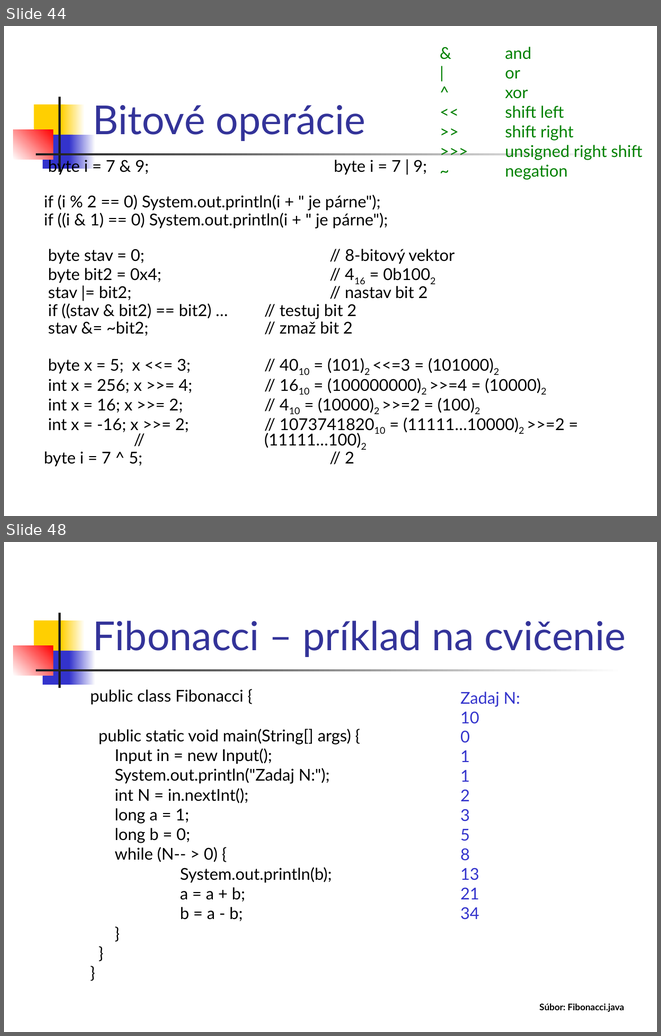
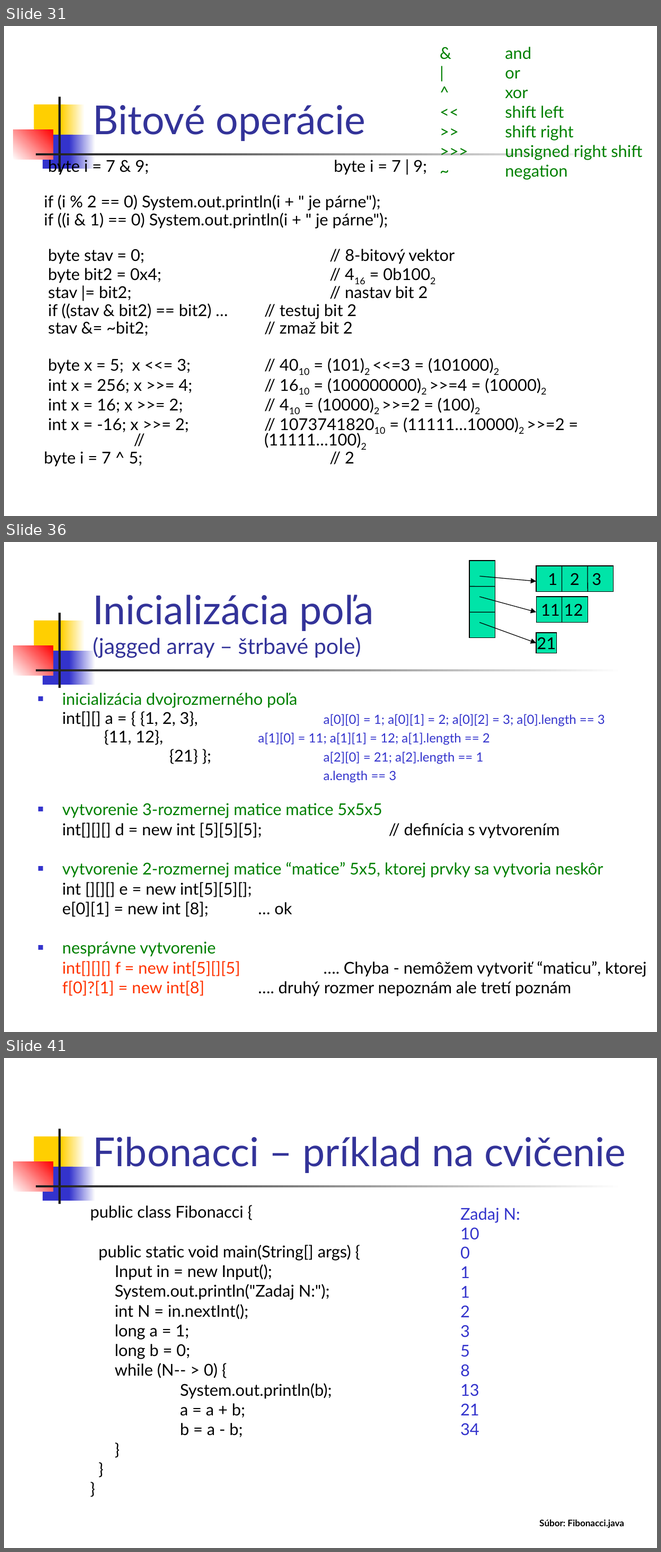
Before and after one commit to Programovanie4/Prednasky, a slide deck: 01/01_java.ppt. Shown one above the other, each under a label of ours: slides 44 and 48 before the commit, slides 31, 36 and 41 after it; the slides between them are not shown. The pictures are 661x1036 and 661x1552 pixels, drawn with LibreOffice and Linux fonts; fonts in the diff are those of the drawing. Boxes give left, top, right and bottom in pixels: in the first picture for what was removed or moved away, otherwise in the second. Text is boxed around its words. In the diff, an @@ line names an element or a change of style, - is before the commit and + after.

```diff
--- a/01/01_java.ppt
+++ b/01/01_java.ppt
@@ slide 36 added at <box>4,542,657,1032</box>, background #FFFFFF; not listed: 7 template elements that a slide beside it also shows @@
@@ rectangle added at <box>469,560,495,637</box>, fill #00E4A8, outline #000000 0.74 pt @@
@@ rectangle added at <box>536,565,613,591</box>, fill #00E4A8, outline #000000 0.74 pt, 18 pt, text #000000 @@
+1 2 3
@@ line added from (562, 565) to (562, 592), #000000 0.74 pt @@
@@ line added from (588, 565) to (588, 592), #000000 0.74 pt @@
@@ line added from (469, 587) to (495, 587), #000000 0.74 pt @@
@@ arrow added from (479, 576) to (536, 581), #000000 0.74 pt @@
@@ title added at <box>93,594,374,658</box>, 24 pt, text #333399 @@
+Inicializácia poľa
+(jagged array – štrbavé pole)
@@ arrow added from (479, 597) to (536, 612), #000000 0.74 pt @@
@@ rectangle added at <box>536,597,588,623</box>, fill #00E4A8, outline #000000 0.74 pt, 18 pt, text #000000 @@
+11 12
@@ line added from (562, 597) to (562, 623), #000000 0.74 pt @@
@@ line added from (469, 612) to (495, 612), #000000 0.74 pt @@
@@ arrow added from (479, 623) to (536, 643), #000000 0.74 pt @@
@@ rectangle added at <box>536,633,556,653</box>, fill #00E4A8, outline #000000 0.74 pt, 18 pt, text #000000 @@
+21
@@ text added at <box>62,693,605,996</box>, 18 pt, text #000000 @@
+■ inicializácia dvojrozmerného poľa
+int[][] a = { {1, 2, 3}, a[0][0] = 1; a[0][1] = 2; a[0][2] = 3; a[0].length == 3
+{11, 12}, a[1][0] = 11; a[1][1] = 12; a[1].length == 2
+{21} }; a[2][0] = 21; a[2].length == 1
+a.length == 3
+■ vytvorenie 3-rozmernej matice matice 5x5x5
+int[][][] d = new int [5][5][5]; // definícia s vytvorením
+■ vytvorenie 2-rozmernej matice “matice” 5x5, ktorej prvky sa vytvoria neskôr
+int [][][] e = new int[5][5][];
+e[0][1] = new int [8]; … ok
+■ nesprávne vytvorenie
+int[][][] f = new int[5][][5] …. Chyba - nemôžem vytvoriť “maticu”, ktorej
+f[0]?[1] = new int[8] …. druhý rozmer nepoznám ale tretí poznám
@@ what was slide 44 is now slide 31 @@
@@ what was slide 48 is now slide 41 @@
```
Also in this commit, not shown: 9 slides changed, 8 other slides added, 16 slides removed, 2 other files.
